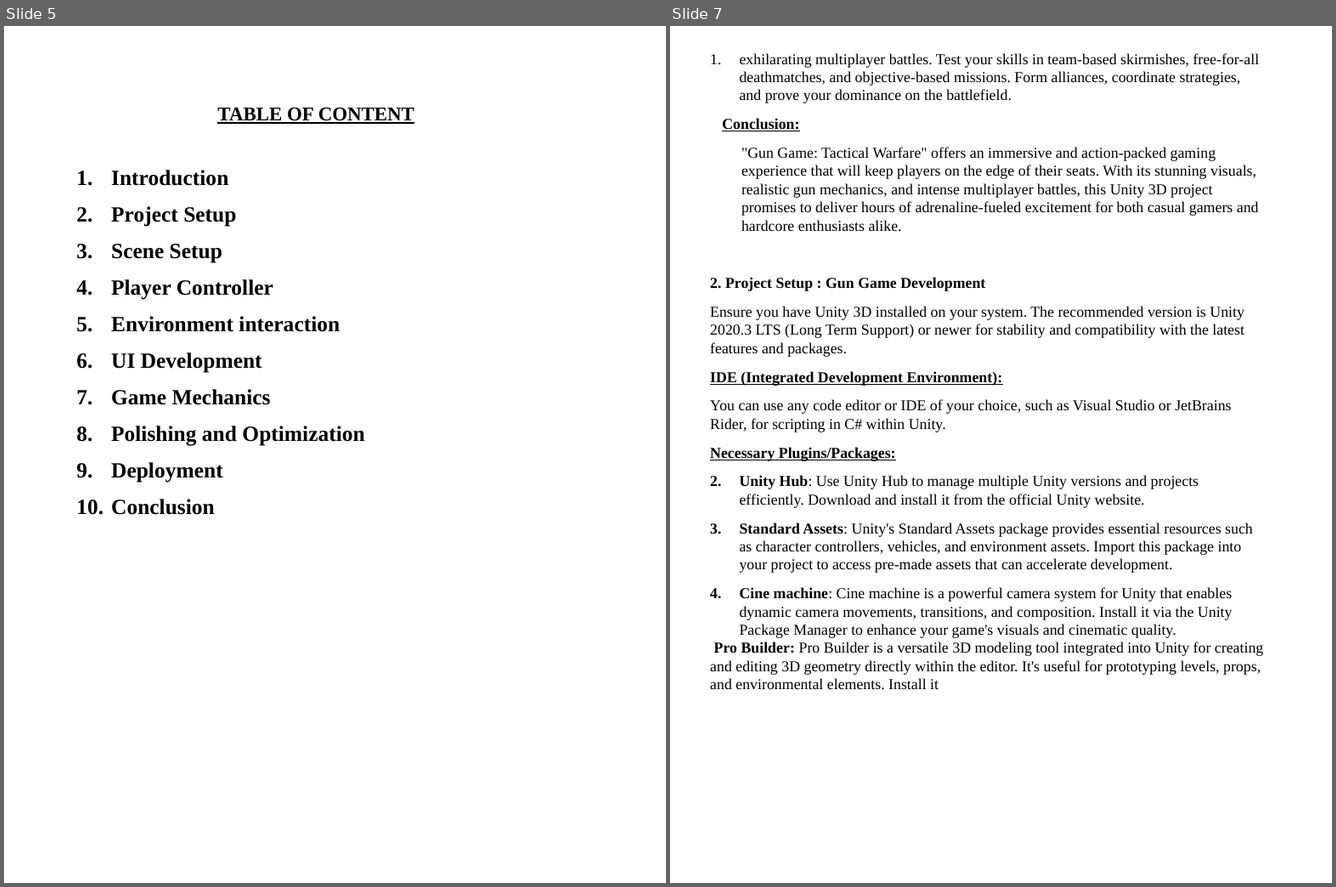
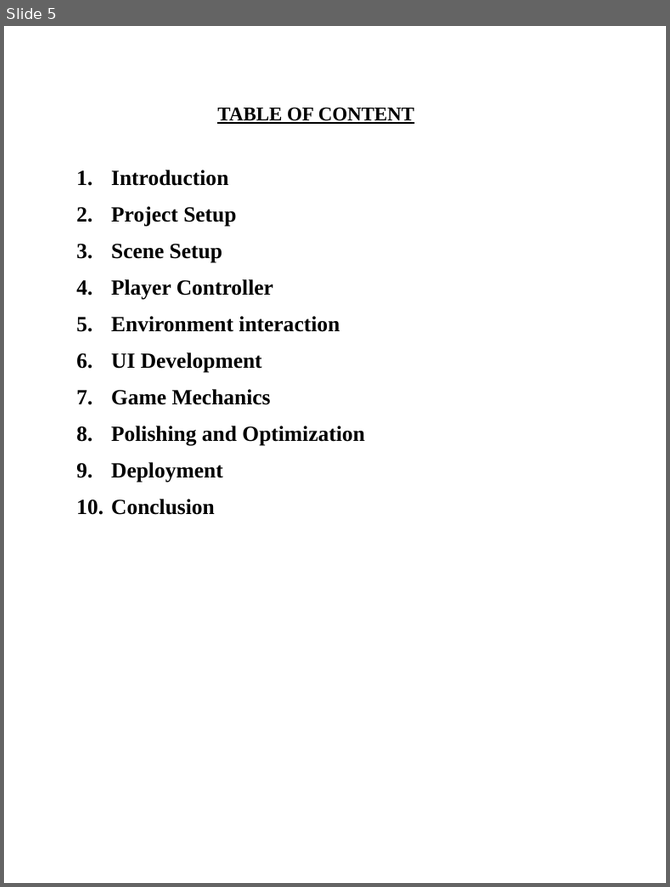
Before and after one commit to Archit-sharma01/untitled, a slide deck: Archit PPT.pptx. Shown side by side, each under a label of ours: slides 5 and 7 before the commit, slide 5 after it; the slides between them are not shown. The pictures are 1336x887 and 670x887 pixels, drawn with LibreOffice and Linux fonts; fonts in the diff are those of the drawing; background and template pictures are left out. Boxes give left, top, right and bottom in pixels: in the first picture for what was removed or moved away, otherwise in the second. Text is boxed around its words. In the diff, an @@ line names an element or a change of style, - is before the commit and + after.

```diff
--- a/Archit PPT.pptx
+++ b/Archit PPT.pptx
@@ slide 7 removed at box(670, 26, 1332, 883), background picture (left out) @@
@@ text removed at box(710, 53, 1263, 690) @@
-1. exhilarating multiplayer battles. Test your skills in team-based skirmishes, free-for-all deathmatches, and objective-based missions. Form alliances, coordinate strategies, and prove your dominance on the battlefield.
-Conclusion:
-"Gun Game: Tactical Warfare" offers an immersive and action-packed gaming experience that will keep players on the edge of their seats. With its stunning visuals, realistic gun mechanics, and intense multiplayer battles, this Unity 3D project promises to deliver hours of adrenaline-fueled excitement for both casual gamers and hardcore enthusiasts alike.
-2. Project Setup : Gun Game Development
-Ensure you have Unity 3D installed on your system. The recommended version is Unity 2020.3 LTS (Long Term Support) or newer for stability and compatibility with the latest features and packages.
-IDE (Integrated Development Environment):
-You can use any code editor or IDE of your choice, such as Visual Studio or JetBrains Rider, for scripting in C# within Unity.
-Necessary Plugins/Packages:
-1. Unity Hub: Use Unity Hub to manage multiple Unity versions and projects efficiently. Download and install it from the official Unity website.
-2. Standard Assets: Unity's Standard Assets package provides essential resources such as character controllers, vehicles, and environment assets. Import this package into your project to access pre-made assets that can accelerate development.
-3. Cine machine: Cine machine is a powerful camera system for Unity that enables dynamic camera movements, transitions, and composition. Install it via the Unity Package Manager to enhance your game's visuals and cinematic quality.
-Pro Builder: Pro Builder is a versatile 3D modeling tool integrated into Unity for creating and editing 3D geometry directly within the editor. It's useful for prototyping levels, props, and environmental elements. Install it
```
Also in this commit, not shown: 1 slide changed, 14 slides added, 31 other slides removed.
